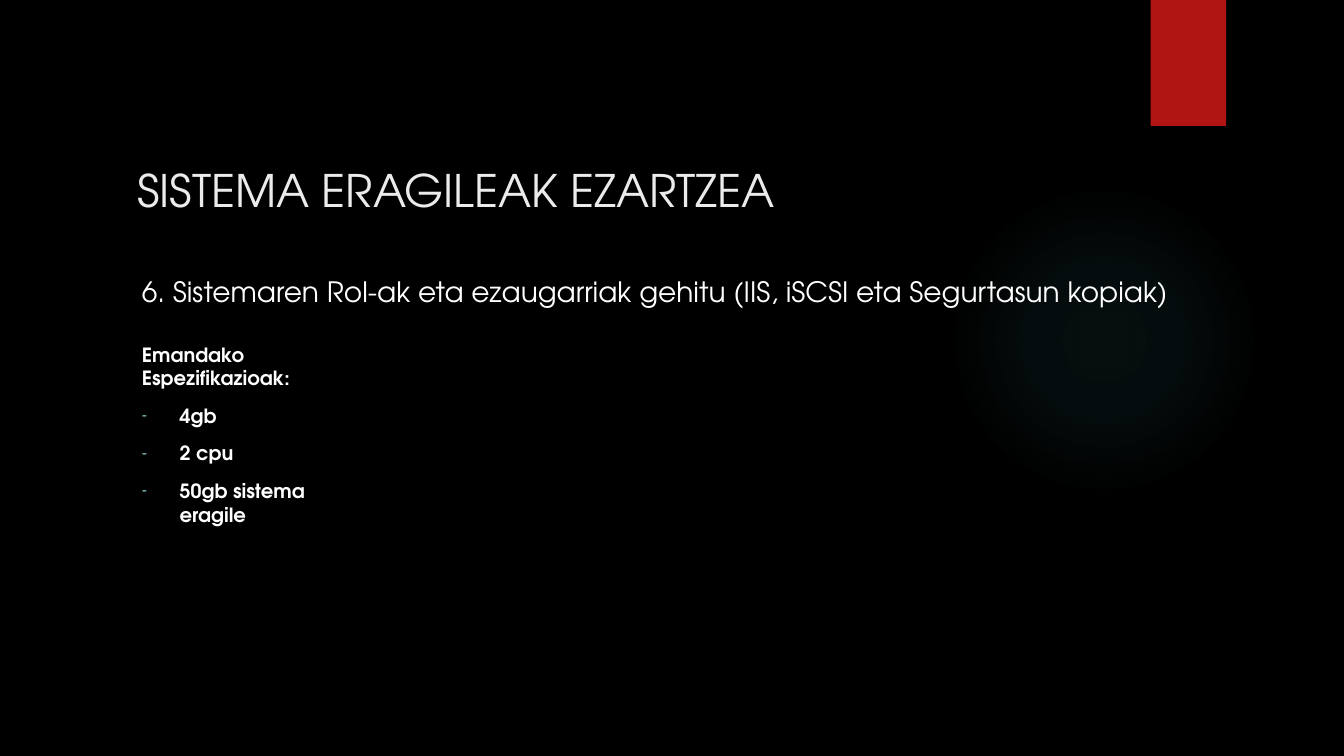
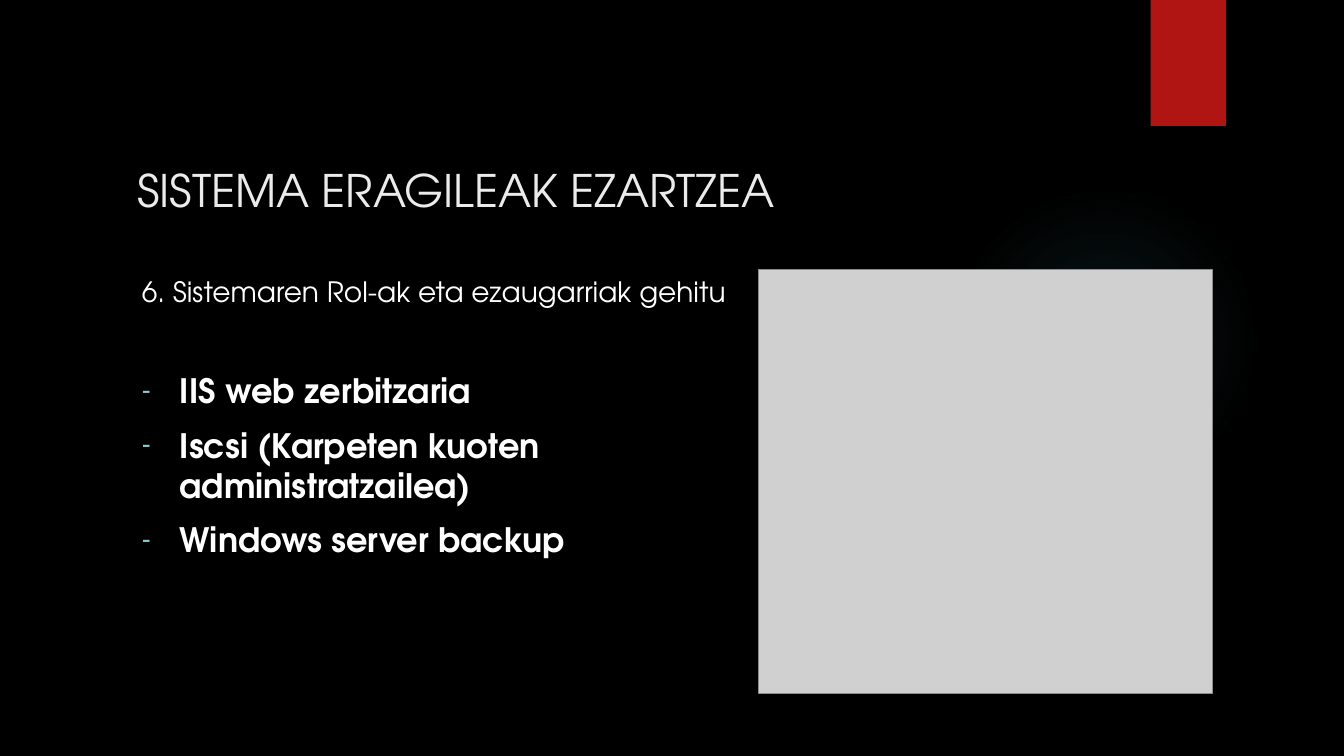
Before and after one commit to aldalurxabier-cmyk/1.-Erronka, a slide deck: slide 13 of Aurkezpena/1.Erronka Aurkezpena.pptx. Drawn at 1344x756 pixels with LibreOffice and Linux fonts; fonts in the diff are those of the drawing; grey boxes stand for pictures; background and template pictures are left out. Boxes give left, top, right and bottom in pixels: in the first picture for what was removed or moved away, otherwise in the second. Text is boxed around its words. In the diff, an @@ line names an element or a change of style, - is before the commit and + after.

```diff
--- a/Aurkezpena/1.Erronka Aurkezpena.pptx
+++ b/Aurkezpena/1.Erronka Aurkezpena.pptx
@@ picture added at (759, 269, 1213, 694) @@
@@ text at (142, 281, 725, 308): text changed @@
-6. Sistemaren Rol-ak eta ezaugarriak gehitu (IIS, iSCSI eta Segurtasun kopiak)
+6. Sistemaren Rol-ak eta ezaugarriak gehitu
@@ text at (180, 377, 566, 559): text changed; size 14 to 24 pt @@
-Emandako Espezifikazioak:
-– 4gb
-– 2 cpu
-– 50gb sistema eragile
+– IIS web zerbitzaria
+– Iscsi (Karpeten kuoten administratzailea)
+– Windows server backup
```
Also in this commit, not shown: 5 other slides changed, 8 other files.
